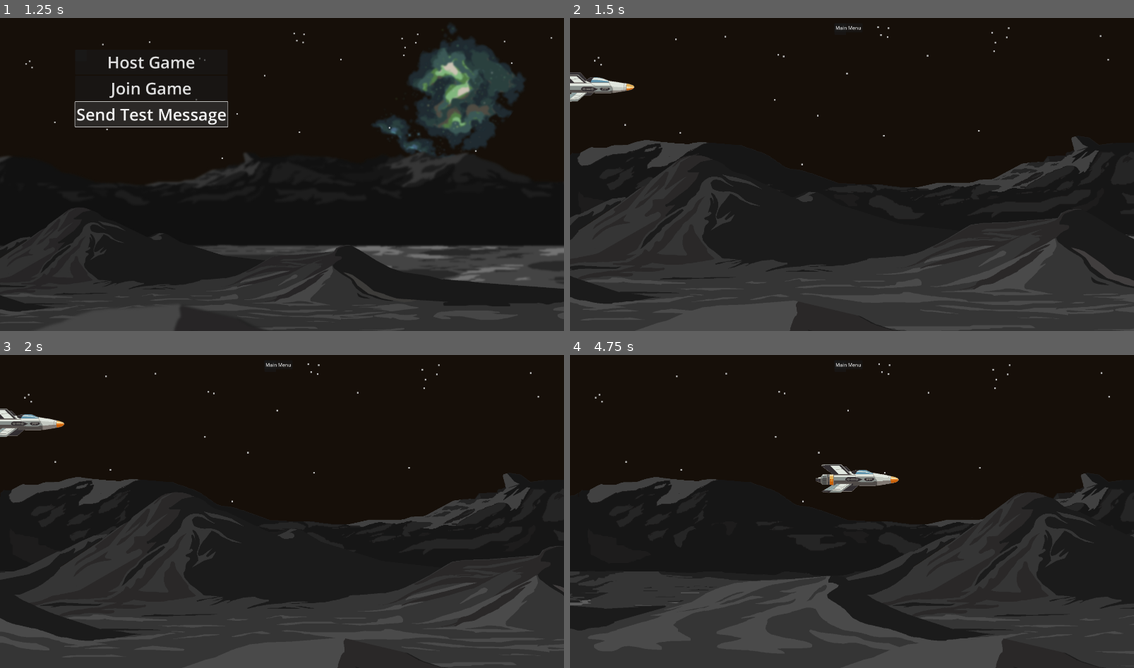
Above: before the commit, frames 1-4 (two rows, left to right).
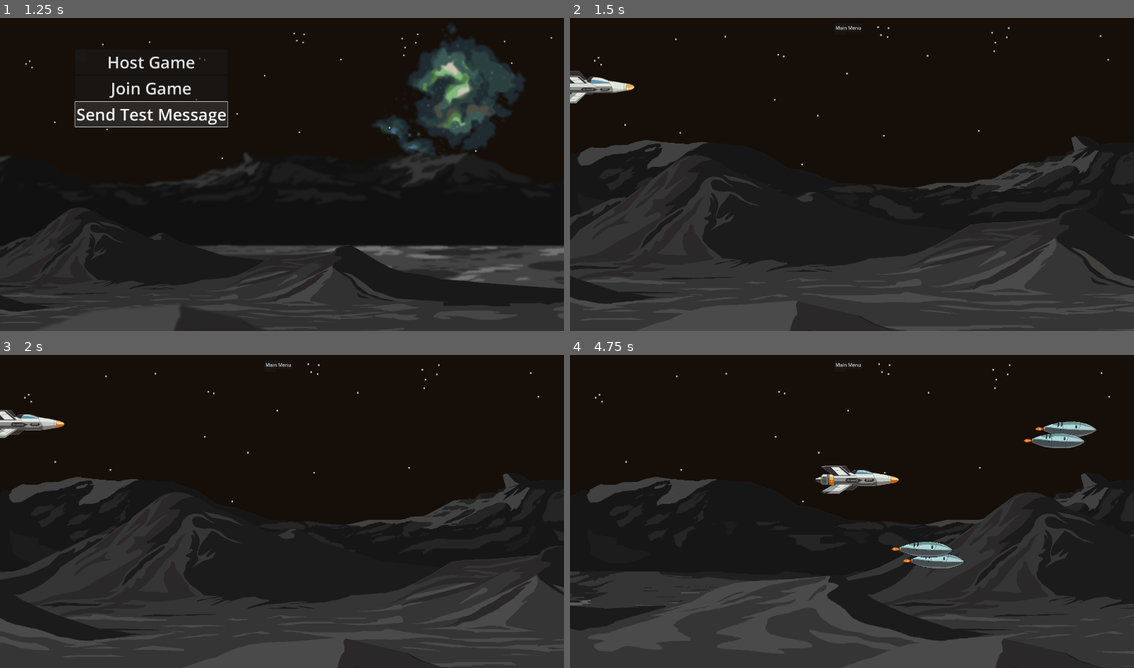
Above: after the commit, the same moments.

Repository: AUTeddy/godot-intro-multiplayer-1
Game: Godot game, scene res://scenes/main_menu.tscn
Same seed, same stepped clock (60 frames per second), same inputs: the game is played once before the commit and once after it.
Inputs:
- Up to frame 1 (1.25 s): click "Send Test Message" at 0.5 s
- Up to frame 2 (1.5 s): click "Host Game" at 1.25 s
- Up to frame 3 (2 s): no input
- Up to frame 4 (4.75 s): hold D (right) 2.03-2.78 s; tap Space (fire, bound only after the commit) every 0.75 s from 2.1 to 4.35 s; hold S (down) 2.78-3.53 s; hold D (right) 3.53-4.28 s; hold W (up) from 4.28 s (still down)

Frame 1 is identical in both runs. In frame 2, 0.2% of the frame differs, in the area x 0-12%, y 16-28%; in frame 3, 0.2%; in frame 4, 1.6%, in the area x 43-94%, y 21-69%.

Commit message:
Section 4 complete
- fire projectiles working
- ship animations working
- projectile to ship collision working with explode animation

Diff:
--- a/assets/projectile_sprite_frames.tres
+++ b/assets/projectile_sprite_frames.tres
@@ -100,7 +100,7 @@
 "duration": 1.0,
 "texture": SubResource("AtlasTexture_yuc3f")
 }],
-"loop": true,
+"loop": false,
 "name": &"explode",
 "speed": 5.0
 }]
--- a/project.godot
+++ b/project.godot
@@ -48,3 +48,8 @@
 "events": [Object(InputEventKey,"resource_local_to_scene":false,"resource_name":"","device":-1,"window_id":0,"alt_press …(192 unchanged characters)…
 ]
 }
+fire={
+"deadzone": 0.2,
+"events": [Object(InputEventKey,"resource_local_to_scene":false,"resource_name":"","device":-1,"window_id":0,"alt_pressed":false,"shift_pressed":false,"ctrl_pressed":false,"meta_pressed":false,"pressed":false,"keycode":0,"physical_keycode":32,"key_label":0,"unicode":32,"location":0,"echo":false,"script":null)
+]
+}
--- a/scenes/player.tscn
+++ b/scenes/player.tscn
@@ -1,13 +1,18 @@
-[gd_scene load_steps=7 format=3 uid="uid://c8lhimkedr6pn"]
+[gd_scene load_steps=9 format=3 uid="uid://c8lhimkedr6pn"]
 
 [ext_resource type="Script" uid="uid://cnirl4fbcu71k" path="res://scripts/player.gd" id="1_3vyb7"]
 [ext_resource type="SpriteFrames" uid="uid://djepmkigcjqks" path="res://assets/ship_sprite_frames.tres" id="2_g2els"]
 [ext_resource type="Script" uid="uid://bhsaax8jly61e" path="res://scripts/player_input.gd" id="3_qhqgy"]
+[ext_resource type="Script" uid="uid://djmkaq8jm51v3" path="res://scripts/weapon.gd" id="4_dqkch"]
+[ext_resource type="PackedScene" uid="uid://cc3hgxo55hou7" path="res://scenes/projectile.tscn" id="5_qlg0r"]
 
 [sub_resource type="SceneReplicationConfig" id="SceneReplicationConfig_g2els"]
 properties/0/path = NodePath(".:position")
 properties/0/spawn = true
 properties/0/replication_mode = 1
+properties/1/path = NodePath(".:selected_ship")
+properties/1/spawn = true
+properties/1/replication_mode = 0
 
 [sub_resource type="CapsuleShape2D" id="CapsuleShape2D_qhqgy"]
 radius = 50.0
@@ -18,10 +23,11 @@
 properties/0/spawn = true
 properties/0/replication_mode = 1
 
-[node name="Player" type="CharacterBody2D" node_paths=PackedStringArray("player_input", "input_synchronizer")]
+[node name="Player" type="CharacterBody2D" node_paths=PackedStringArray("player_input", "input_synchronizer", "player_sprite")]
 script = ExtResource("1_3vyb7")
 player_input = NodePath("PlayerInput")
 input_synchronizer = NodePath("PlayerInput/InputSynchronizer")
+player_sprite = NodePath("AnimatedSprite2D")
 
 [node name="MultiplayerSynchronizer" type="MultiplayerSynchronizer" parent="."]
 replication_config = SubResource("SceneReplicationConfig_g2els")
@@ -32,8 +38,8 @@
 
 [node name="AnimatedSprite2D" type="AnimatedSprite2D" parent="."]
 sprite_frames = ExtResource("2_g2els")
+animation = &"ship2"
 autoplay = "default"
-frame_progress = 0.986209
 
 [node name="PlayerInput" type="Node" parent="."]
 script = ExtResource("3_qhqgy")
@@ -42,3 +48,16 @@
 root_path = NodePath("../..")
 replication_config = SubResource("SceneReplicationConfig_qhqgy")
 public_visibility = false
+
+[node name="Weapon" type="Node2D" parent="." node_paths=PackedStringArray("player_input", "projectile_spawn_path")]
+script = ExtResource("4_dqkch")
+player_input = NodePath("../PlayerInput")
+projectile = ExtResource("5_qlg0r")
+projectile_spawn_path = NodePath("../Projectiles")
+
+[node name="ProjectileSpawner" type="MultiplayerSpawner" parent="Weapon"]
+_spawnable_scenes = PackedStringArray("uid://cc3hgxo55hou7")
+spawn_path = NodePath("../../Projectiles")
+
+[node name="Projectiles" type="Node2D" parent="."]
+top_level = true
--- /dev/null
+++ b/scenes/projectile.tscn
@@ -0,0 +1,39 @@
+[gd_scene load_steps=5 format=3 uid="uid://cc3hgxo55hou7"]
+
+[ext_resource type="Script" uid="uid://ddkhweotm8c4d" path="res://scripts/projectile.gd" id="1_c8fcr"]
+[ext_resource type="SpriteFrames" uid="uid://cuo2tavbvbfcv" path="res://assets/projectile_sprite_frames.tres" id="2_q3m7n"]
+
+[sub_resource type="SceneReplicationConfig" id="SceneReplicationConfig_q3m7n"]
+properties/0/path = NodePath(".:position")
+properties/0/spawn = true
+properties/0/replication_mode = 1
+properties/1/path = NodePath(".:flip_dir")
+properties/1/spawn = true
+properties/1/replication_mode = 0
+properties/2/path = NodePath(".:fired_by_name")
+properties/2/spawn = true
+properties/2/replication_mode = 0
+
+[sub_resource type="CapsuleShape2D" id="CapsuleShape2D_q3m7n"]
+radius = 26.69
+height = 180.59
+
+[node name="Projectile" type="Area2D" node_paths=PackedStringArray("projectile_sprite")]
+script = ExtResource("1_c8fcr")
+projectile_sprite = NodePath("AnimatedSprite2D")
+
+[node name="ProjectileSynchronizer" type="MultiplayerSynchronizer" parent="."]
+replication_config = SubResource("SceneReplicationConfig_q3m7n")
+
+[node name="AnimatedSprite2D" type="AnimatedSprite2D" parent="."]
+sprite_frames = ExtResource("2_q3m7n")
+animation = &"explode"
+autoplay = "default"
+
+[node name="VisibleOnScreenNotifier2D" type="VisibleOnScreenNotifier2D" parent="."]
+
+[node name="CollisionShape2D" type="CollisionShape2D" parent="."]
+rotation = 1.5708
+shape = SubResource("CapsuleShape2D_q3m7n")
+
+[connection signal="body_entered" from="." to="." method="_on_body_entered"]
--- a/scripts/multiplayer/spawn_manager.gd
+++ b/scripts/multiplayer/spawn_manager.gd
@@ -18,6 +18,9 @@
 
 func _peer_disconnected(network_id):
 	print("Peer disconnected: %s" % network_id)
+	var player_to_remove = spawn_path.find_child(str(network_id), false, false)
+	if player_to_remove:
+		player_to_remove.queue_free()
 
 func _add_player_to_game(network_id: int):
 
@@ -30,5 +33,6 @@
 		player_to_add.global_transform = Transform2D(0, Vector2(randi_range(75, 275), randi_range(50, 570)))
 	else:
 		player_to_add.global_transform = Transform2D(0, Vector2(randi_range(1400, 1600), randi_range(50, 570)))
+		player_to_add.selected_ship = player_to_add.ship_types[1]
 
 	spawn_path.add_child(player_to_add)
--- a/scripts/player.gd
+++ b/scripts/player.gd
@@ -3,18 +3,22 @@
 
 const SPEED = 600.0
 const JUMP_VELOCITY = -400.0
+const ship_types: Array[String] = ["default", "ship2"]
 
 @export var player_input: PlayerInput
 @export var input_synchronizer: MultiplayerSynchronizer
+@export var player_sprite: AnimatedSprite2D
+@export var selected_ship: String = ship_types[0]
 
 func _enter_tree() -> void:
 	player_input.set_multiplayer_authority(str(name).to_int())
 
 func _ready() -> void:
 	input_synchronizer.set_visibility_for(1, true)
+	player_sprite.animation = selected_ship
 
 func _physics_process(delta: float) -> void:
-	if is_multiplayer_authority():
+	if get_tree().get_multiplayer().has_multiplayer_peer() and is_multiplayer_authority():
 		var direction := player_input.input_dir
 		if direction:
 			velocity.x = direction.x * SPEED
--- a/scripts/player_input.gd
+++ b/scripts/player_input.gd
@@ -1,8 +1,13 @@
 class_name PlayerInput
 extends Node
+
+signal weapon_fired
 
 var input_dir: Vector2
 
 func _physics_process(delta: float) -> void:
-	if is_multiplayer_authority():
+	if get_tree().get_multiplayer().has_multiplayer_peer() and is_multiplayer_authority():
 		input_dir = Input.get_vector("left", "right", "up", "down")
+
+		if Input.is_action_just_pressed("fire"):
+			weapon_fired.emit()
--- /dev/null
+++ b/scripts/projectile.gd
@@ -0,0 +1,30 @@
+extends Area2D
+
+@export var projectile_sprite: AnimatedSprite2D
+@export var speed: float = 600.0
+
+@onready var _visible_on_screen_notifier_2d: VisibleOnScreenNotifier2D = $VisibleOnScreenNotifier2D
+
+var flip_dir: int = 1
+var fired_by_name: String
+
+func _ready() -> void:
+	if flip_dir > 0:
+		projectile_sprite.flip_h = true
+
+	if is_multiplayer_authority():
+		_visible_on_screen_notifier_2d.screen_exited.connect(queue_free)
+
+func _physics_process(delta: float) -> void:
+	if is_multiplayer_authority():
+		var dist = speed * delta
+		translate(Vector2(flip_dir * dist, 0))
+
+func _on_body_entered(body: Node2D) -> void:
+	if body.name == fired_by_name: return
+
+	if body is Player:
+		projectile_sprite.animation = "explode"
+		speed = 0
+		if is_multiplayer_authority() and not projectile_sprite.animation_finished.has_connections():
+			projectile_sprite.animation_finished.connect(queue_free)
--- /dev/null
+++ b/scripts/weapon.gd
@@ -0,0 +1,25 @@
+extends Node
+
+@export var player_input: PlayerInput
+@export var projectile: PackedScene
+@export var projectile_spawn_path: Node2D
+
+@onready var _parent_player = get_parent()
+
+func _ready() -> void:
+	player_input.weapon_fired.connect(_weapon_fired)
+
+func _weapon_fired():
+	_spawn_projectile.rpc_id(1)
+
+@rpc("any_peer", "call_local")
+func _spawn_projectile():
+	if is_multiplayer_authority():
+		var projectile_scene = projectile.instantiate() as Area2D
+		projectile_scene.global_transform = _parent_player.global_transform.translated(Vector2(0, 18))
+		projectile_scene.fired_by_name = _parent_player.name
+
+		if not _parent_player.name == "1":
+			projectile_scene.flip_dir = -1
+
+		projectile_spawn_path.add_child(projectile_scene, true)
Not shown, added: scripts/projectile.gd.uid
Not shown, added: scripts/weapon.gd.uid
